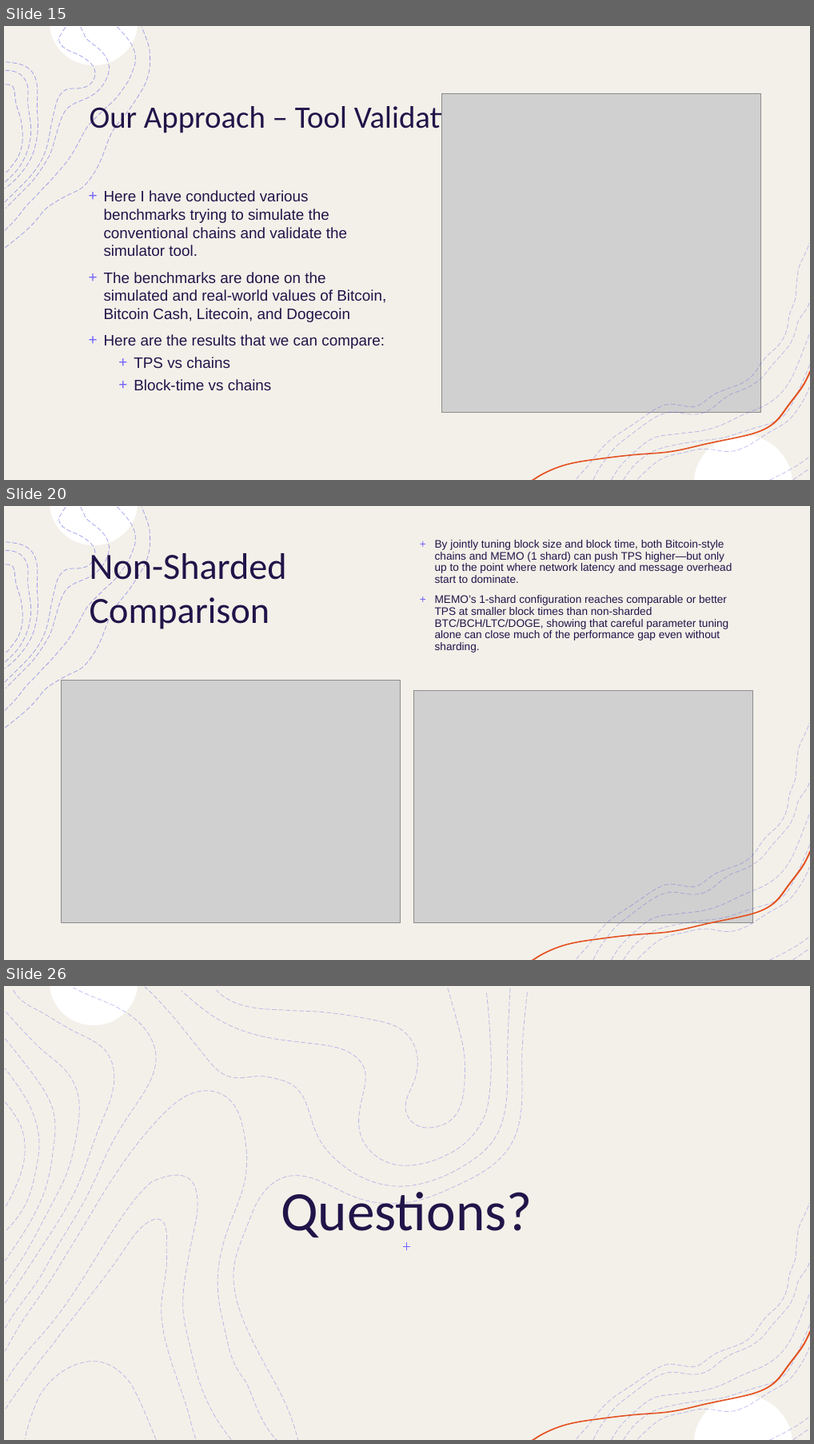
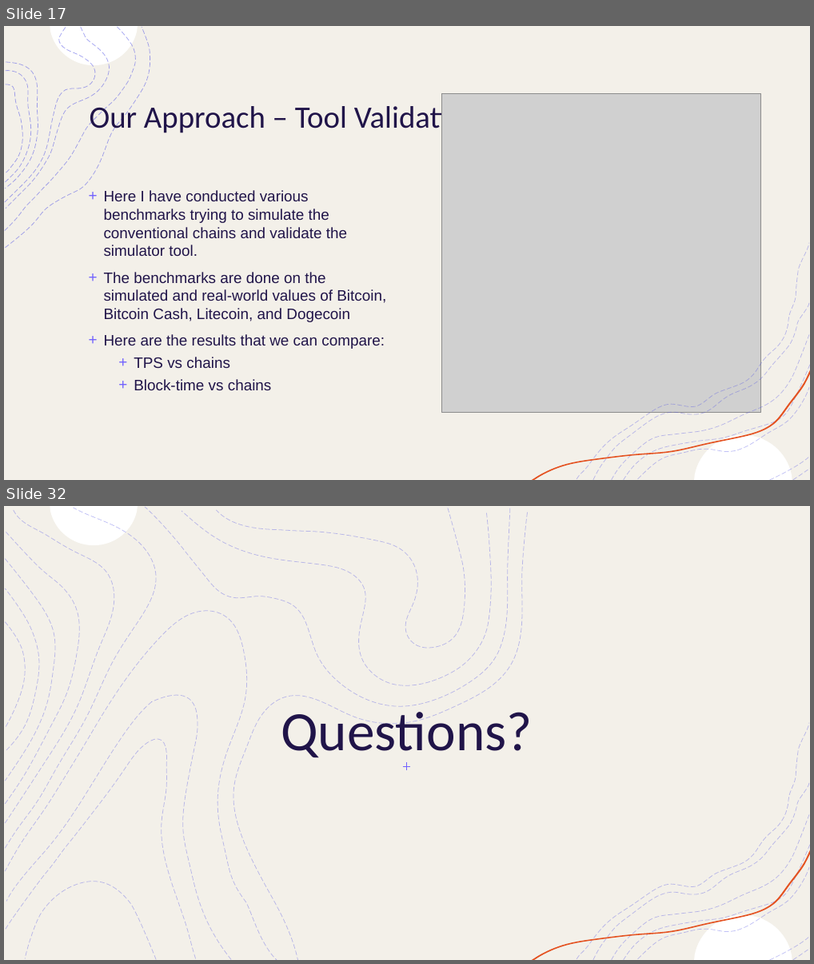
Before and after one commit to OmGandhi091611/Sharding_Simulations, a slide deck: Paper/Final Presentation.pptx. Shown one above the other, each under a label of ours: slides 15, 20 and 26 before the commit, slides 17 and 32 after it; the slides between them are not shown. The pictures are 814x1444 and 814x964 pixels, drawn with LibreOffice and Linux fonts; fonts in the diff are those of the drawing; grey boxes stand for pictures. Boxes give left, top, right and bottom in pixels: in the first picture for what was removed or moved away, otherwise in the second. Text is boxed around its words. In the diff, an @@ line names an element or a change of style, - is before the commit and + after.

```diff
--- a/Paper/Final Presentation.pptx
+++ b/Paper/Final Presentation.pptx
@@ slide 20 removed at bbox=[4, 506, 810, 960], background #FFFFFF; not listed: 10 template elements that a slide beside it also shows @@
@@ rectangle removed at bbox=[4, 506, 810, 960] @@
@@ rectangle removed at bbox=[4, 506, 810, 960] @@
@@ title removed at bbox=[90, 548, 287, 630] @@
-Non-Sharded Comparison
@@ text removed at bbox=[435, 540, 733, 652] @@
-+ By jointly tuning block size and block time, both Bitcoin-style chains and MEMO (1 shard) can push TPS higher—but only up to the point where network latency and message overhead start to dominate.
-+ MEMO’s 1-shard configuration reaches comparable or better TPS at smaller block times than non-sharded BTC/BCH/LTC/DOGE, showing that careful parameter tuning alone can close much of the performance gap even without sharding.
@@ group removed at bbox=[5, 506, 150, 728]: 8 freeform shapes @@
@@ picture removed at bbox=[61, 680, 400, 923] @@
@@ picture removed at bbox=[414, 690, 754, 923] @@
@@ group removed at bbox=[532, 723, 810, 960]: 8 freeform shapes @@
@@ what was slide 15 is now slide 17 @@
@@ what was slide 26 is now slide 32 @@
```
Also in this commit, not shown: 4 slides changed, 11 slides added, 4 other slides removed.
